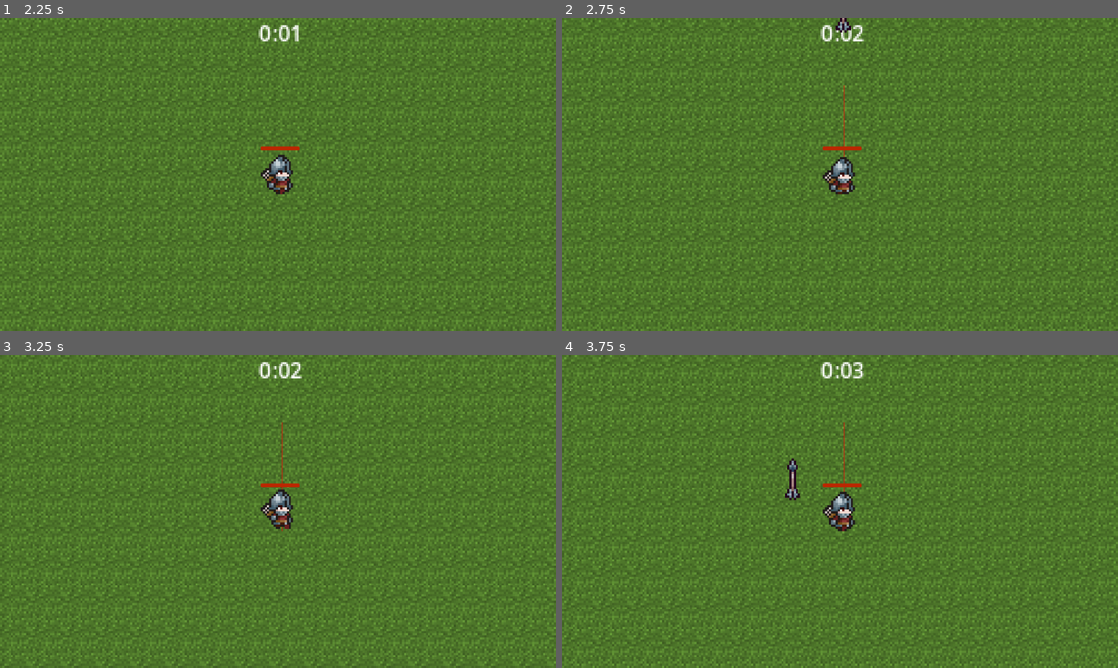
Above: before the commit, frames 1-4 (two rows, left to right).
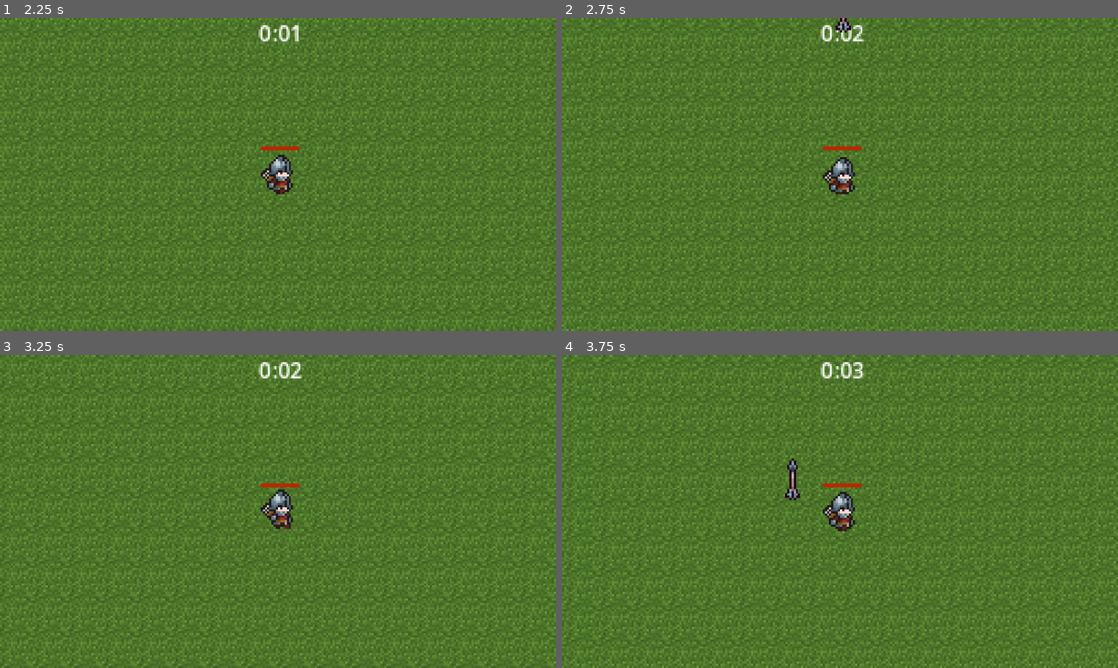
Above: after the commit, the same moments.

Repository: Qxver/Godot-Game
Game: Godot game, scene res://Menu/menu.tscn
Same seed, same stepped clock (60 frames per second), same inputs: the game is played once before the commit and once after it.
Inputs:
- Up to frame 1 (2.25 s): click "Play" at 0.5 s; tap Enter at 1.25 s; hold Right (move_right) 1.28-2.03 s; hold S (move_down) from 2.03 s (still down)
- Up to frame 2 (2.75 s): keep holding S (move_down)
- Up to frame 3 (3.25 s): release S (move_down) at 2.78 s; hold Right (move_right) from 2.78 s (still down)
- Up to frame 4 (3.75 s): release Right (move_right) at 3.53 s; hold W (move_up) from 3.53 s (still down)

Frame 1 is identical in both runs. In frame 2, less than 0.1% of the frame differs, in the area x 50-51%, y 21-45%; in frame 3, less than 0.1%; in frame 4, less than 0.1%.

Commit message:
Update player.gd
Removed debug feature

Diff:
--- a/player.gd
+++ b/player.gd
@@ -40,7 +40,6 @@
 		var BowAttack= bow.instantiate()
 		BowAttack.global_position = global_position
 		BowAttack.target=GetClosestTarget()
-		debug_draw_line(BowAttack.target)
 		add_child(BowAttack)
 		BowAmmo-=1
 		if BowAmmo > 0:
@@ -60,9 +59,6 @@
 		if enemy_close.has(body):
 			enemy_close.erase(body)
 
-func debug_draw_line(targer):
-	var canvas = get_canvas_item()
-	RenderingServer.canvas_item_add_line(canvas, Vector2.ZERO, targer * 50, Color.RED)
 
 signal health_depleted
 var health = 100.0  # player health
